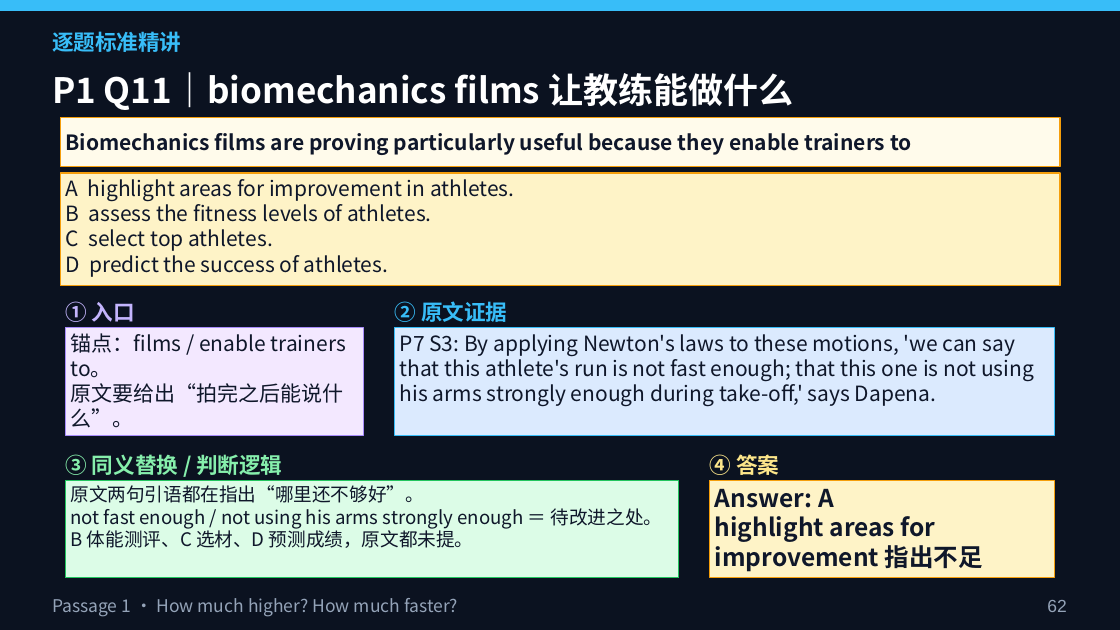
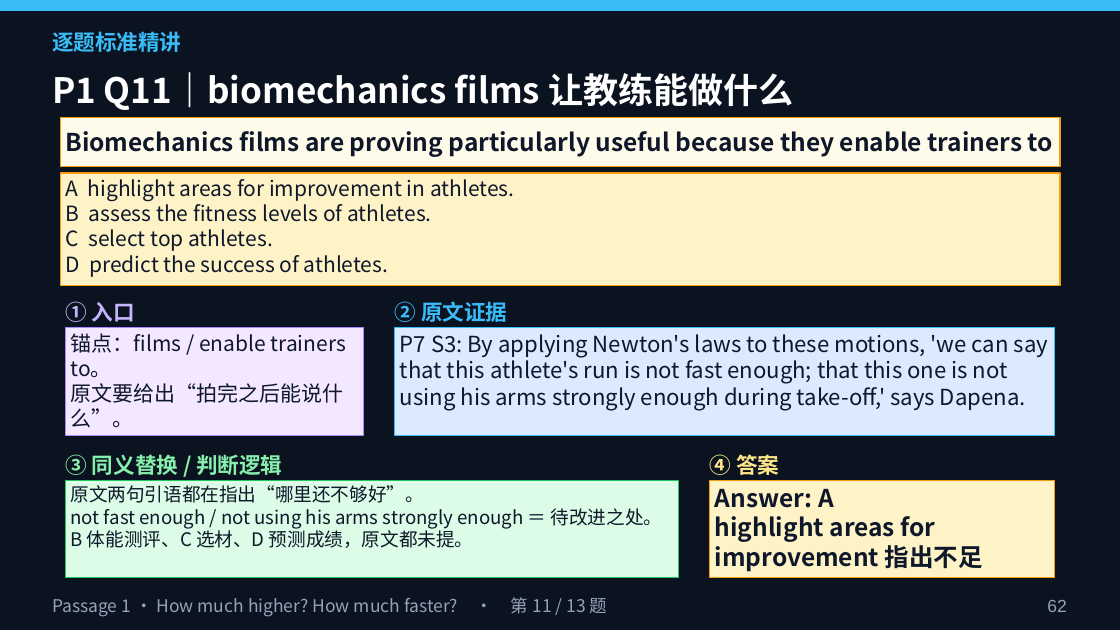
Before and after one commit to mrgreedcp-spec/AI-Portfolio, a slide deck: slide 62 of lesson3/第三节课PPT_雅思阅读精讲.pptx. Drawn at 1120x630 pixels with LibreOffice and Linux fonts; fonts in the diff are those of the drawing. Boxes give left, top, right and bottom in pixels: in the first picture for what was removed or moved away, otherwise in the second. Text is boxed around its words. In the diff, an @@ line names an element or a change of style, - is before the commit and + after.

```diff
--- a/lesson3/第三节课PPT_雅思阅读精讲.pptx
+++ b/lesson3/第三节课PPT_雅思阅读精讲.pptx
@@ rectangle "Biomechanics films are proving particularly ..." at <box>60,118,1060,166</box>: size 18 to 21 pt @@
@@ rectangle "P7 S3: By applying Newton's ..." at <box>395,328,1054,435</box>: size 18 to 19 pt @@
@@ text at <box>52,597,607,617</box>: text changed @@
-Passage 1 · How much higher? How much faster?
+Passage 1 · How much higher? How much faster? · 第 11 / 13 题
```
Also in this commit, not shown: 158 other slides changed, 8 other files.
